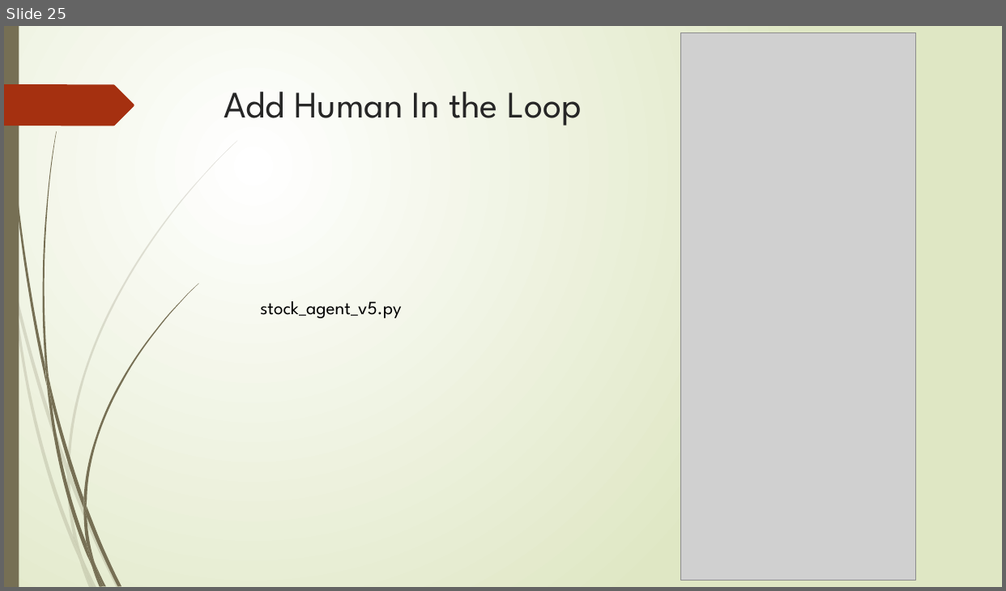
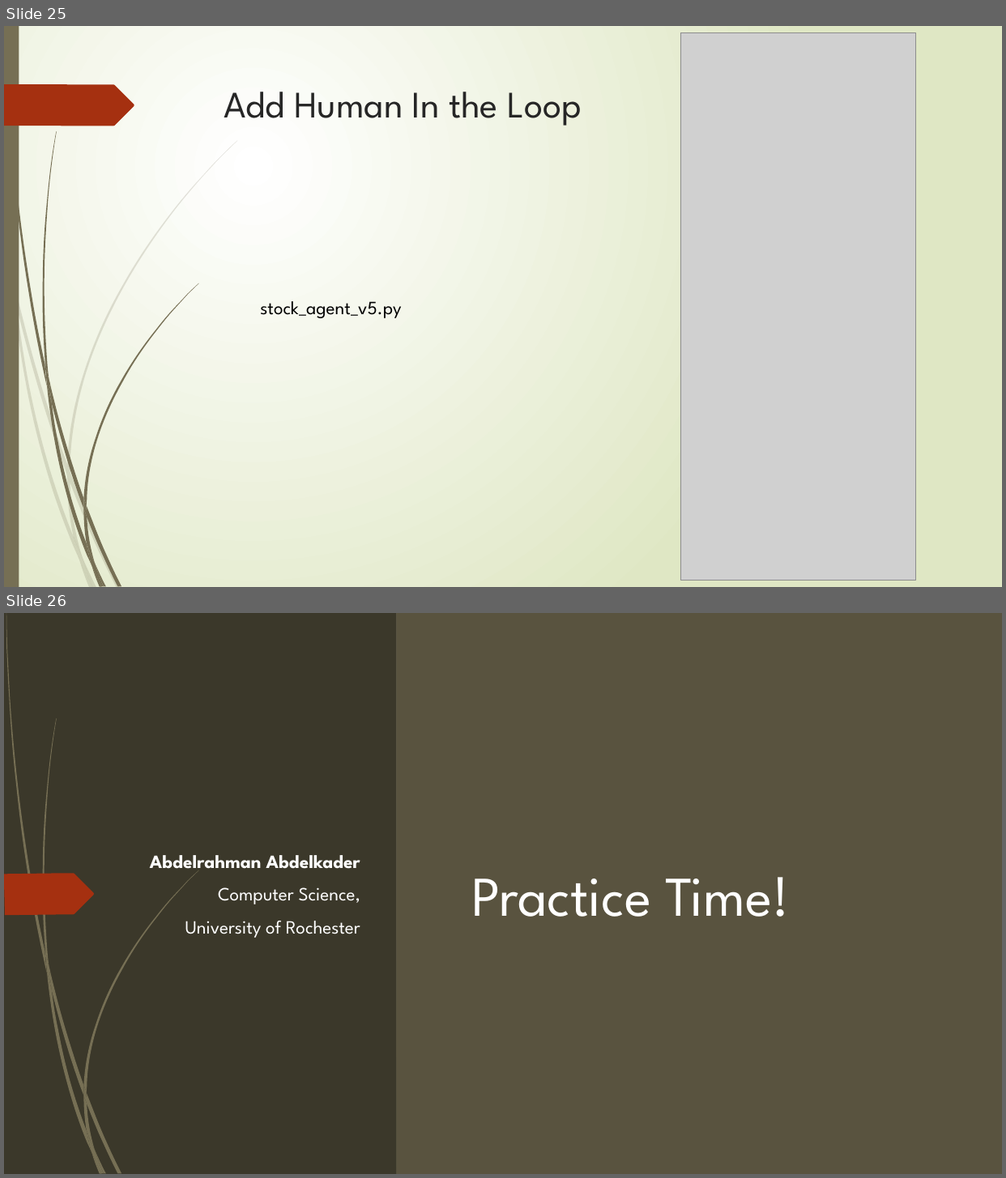
Before and after one commit to saiful1105020/stock_agent, a slide deck: workshop_slides.pptx. Shown one above the other, each under a label of ours: slide 25 before the commit, slides 25 and 26 after it. The pictures are 1006x591 and 1006x1178 pixels, drawn with LibreOffice and Linux fonts; fonts in the diff are those of the drawing; grey boxes stand for pictures. Boxes give left, top, right and bottom in pixels: in the first picture for what was removed or moved away, otherwise in the second. Text is boxed around its words. In the diff, an @@ line names an element or a change of style, - is before the commit and + after.

```diff
--- a/workshop_slides.pptx
+++ b/workshop_slides.pptx
@@ slide 26 added at bbox=[4, 613, 1002, 1174], background gradient #A39F93 to #766E4E @@
@@ rectangle added at bbox=[4, 613, 19, 1174], fill #E3EACF @@
@@ rectangle added at bbox=[4, 613, 396, 1174], fill #3B382A @@
@@ rectangle added at bbox=[396, 613, 1002, 1174], fill #59533F @@
@@ subtitle added at bbox=[150, 855, 360, 938], 18 pt, text #FFFFFF @@
+Abdelrahman Abdelkader
+Computer Science,
+University of Rochester
@@ freeform shape added at bbox=[4, 874, 94, 915], fill #A53010 @@
@@ title added at bbox=[471, 877, 789, 917], 54 pt, text #FFFFFF @@
+Practice Time!
@@ freeform shape added at bbox=[4, 967, 147, 1031], fill #A53010 @@
@@ group added at bbox=[4, 824, 120, 1174]: 5 freeform shapes @@
@@ group added at bbox=[6, 613, 121, 1174]: 5 freeform shapes @@
@@ group added at bbox=[6, 613, 198, 1174]: 12 freeform shapes @@
```
Also in this commit, not shown: 3 slides changed, 6 other files.
